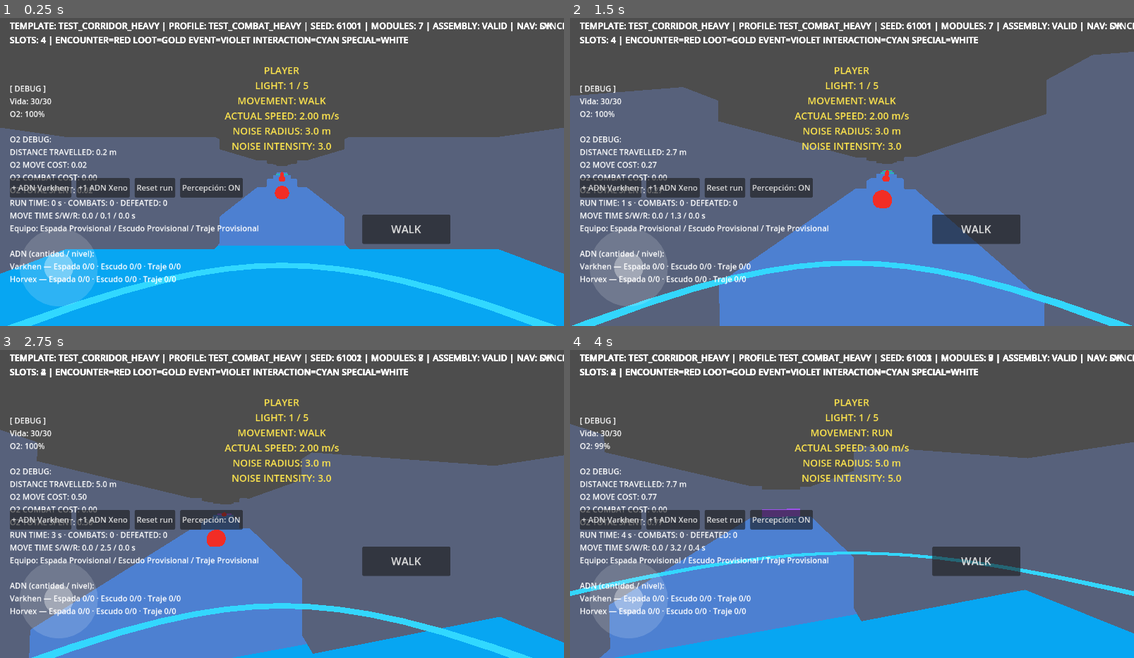
Above: before the commit, frames 1-4 (two rows, left to right).
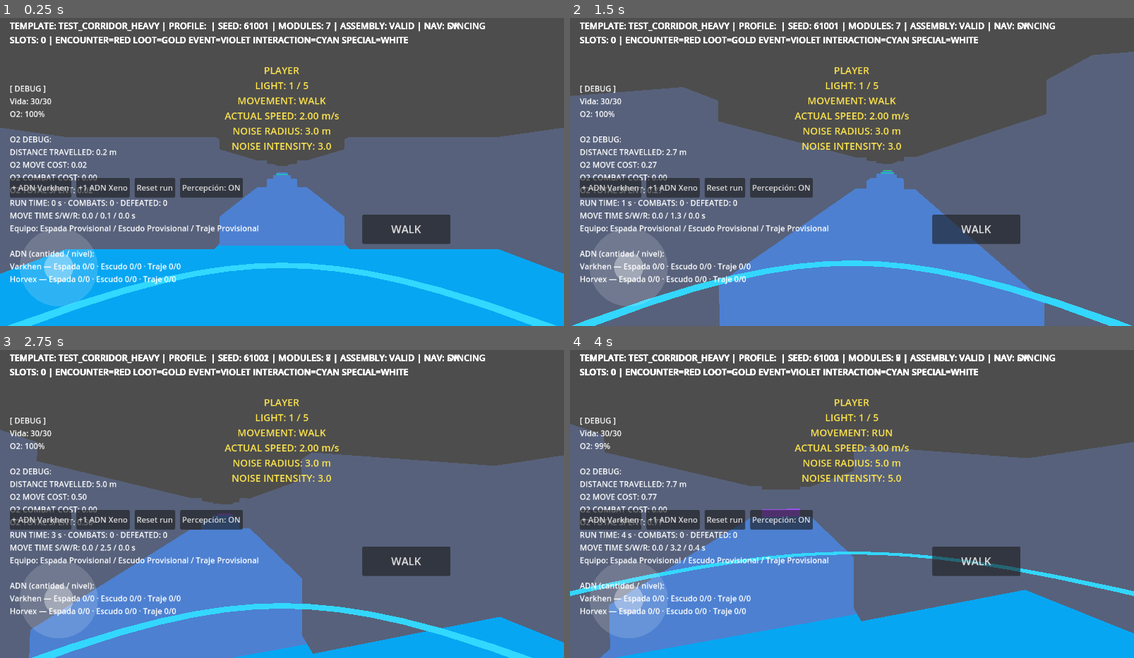
Above: after the commit, the same moments.

Repository: ChrisSs87/RogueSpace
Game: Godot game, scene res://scenes/tests/stage6g_player_spawn_diagnostic.tscn
Two runs of this game, one before a commit and one after it. Both use one fixed random seed, a clock stepped at 60 frames per second and the inputs below. This scene is started directly instead of the project's main scene.
Inputs (mouse positions are in pixels of both pictures, inside the frame that each line leads up to):
- Up to frame 1 (0.25 s): no input
- Up to frame 2 (1.5 s): move the mouse to (880, 165) at 0.52 s; hold 1 (play_card_1) 0.53-1.28 s; hold W (move_forward) from 0.53 s (still down); move the mouse to (823, 168) at 1.27 s; tap 2 (play_card_2) at 1.35 s
- Up to frame 3 (2.75 s): keep holding W (move_forward); move the mouse to (293, 494) at 2.02 s; hold 3 (play_card_3) from 2.03 s (still down)
- Up to frame 4 (4 s): keep holding W (move_forward); move the mouse to (846, 504) at 2.77 s; release 3 (play_card_3) at 2.78 s; tap 4 (play_card_4) at 2.85 s; move the mouse to (891, 504) at 3.52 s; hold Shift (sprint) from 3.53 s (still down)

The runs differ from the first frame. In frame 1, 1.0% of the frame differs, in the area x 7-100%, y 1-59%; in frame 2, 1.1%, in the area x 7-100%, y 1-62%; in frame 3, 1.1%; in frame 4, 0.9%.
Error after the commit: Parse Error: Could not find type "ContentRuntimeCategoryPoolResource" in the current scope. (res://resources/run/ContentPlacementProfileResource.gd:20)

Commit message:
feat: runtime content encounters v1

Diff:
--- a/resources/run/ContentPlacementProfileResource.gd
+++ b/resources/run/ContentPlacementProfileResource.gd
@@ -14,3 +14,11 @@
 @export var exclude_start := true
 @export var exclude_exit := true
 @export var max_slots_per_node := 1
+## Pools de payload runtime por categoria. Content Placement sigue eligiendo
+## slots sin conocer su contenido; cada consumidor decide que categorias sabe
+## materializar. El default vacio preserva perfiles y harnesses existentes.
+@export var runtime_category_pools: Array[ContentRuntimeCategoryPoolResource] = []
+## V1 no inventa puntos de patrulla dentro de módulos procedurales. Un perfil
+## puede pedir el fallback seguro a IDLE cuando el EnemyResource requiere
+## puntos authored que el slot no declara; el consumidor lo reporta siempre.
+@export var fallback_to_idle_without_patrol_points := false
